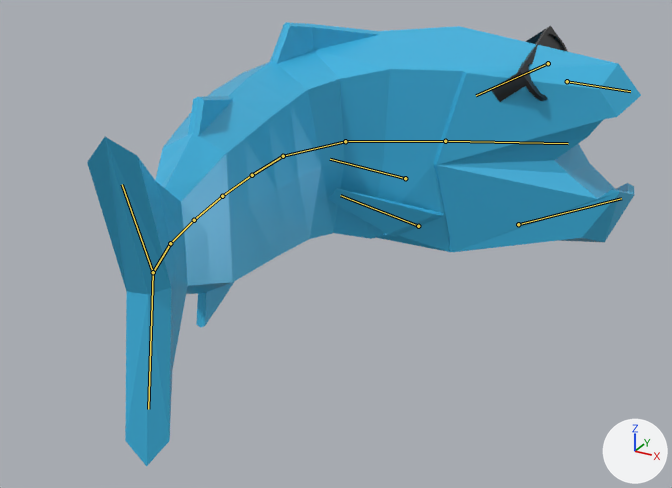
A saved change to the Blender file scenes/entities/fish.blend.
Both versions are drawn from a camera (50 mm lens) standing at (3.37, -5.35, 2.09) and looking at (0.78, -0.65, -0.27). Lighting does not change. The marker at lower right points along +X, +Y and +Z. The picture after the commit comes second. Both versions are drawn at frame 15 of the action 'Spit Right'; the numbers are the values there. The bones that bend it are drawn over the model as lines.

Names of what the first picture shows: 'Fish', 'Glasses'.
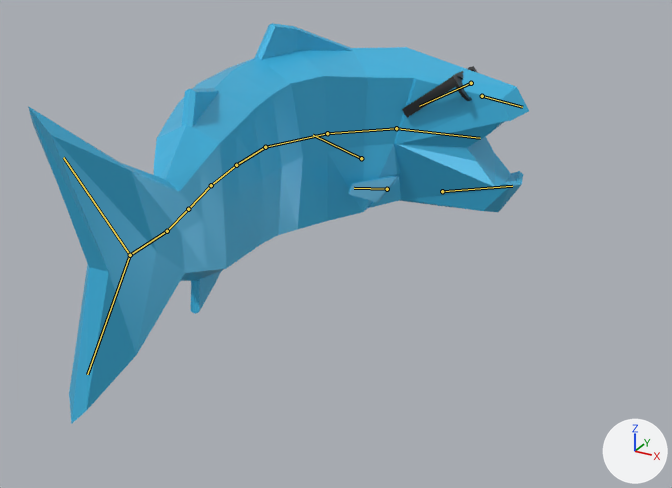
The edits, one by one:
Bone 'Center Back' (bone_center_back) moves from (0.0, 0.0, 0.0) to (-0.221, -0.116, 0.0).
Bone 'Center Back' (bone_center_back) turns from (0, 0, -4) to (0, 0, -6) degrees about its own x, y and z.
Bone 'Back 1' (bone_back_1) turns from (0, 0, -4) to (0, 0, -6) degrees about its own x, y and z.
Bone 'Back 2' (bone_back_2) turns from (0, 0, -4) to (0, 0, -6) degrees about its own x, y and z.
Bone 'Back 3' (bone_back_3) turns from (0, 0, -4) to (0, 0, 1) degrees about its own x, y and z.
Bone 'Tail Fin' (bone_tail_fin) turns from (1, 0, -8) to (0, 0, 11) degrees about its own x, y and z.
Bone 'Tail Fin Top' (bone_tail_fin_top) turns from (1, 12, 1) to (-3, -25, 13) degrees about its own x, y and z.
Bone 'Tail Fin Bottom' (bone_tail_fin_bottom) turns from (0, -11, 0) to (3, 25, 14) degrees about its own x, y and z.
Bone 'Center' (bone_center) moves from (0.0, 0.0, 0.0) to (-0.221, 0.116, 0.0).
Bone 'Forward' (bone_forward) turns from (0, 0, -36) to (0, 0, -23) degrees about its own x, y and z.
Bone 'Forward' (bone_forward) is rescaled from (1.0, 1.0, 1.0) to (0.73, 0.73, 0.73).
Bone 'Head' (bone_head) turns from (6, -1, -25) to (0, 0, -35) degrees about its own x, y and z.
Bone 'Jaw Lower' (bone_jaw_lower) turns from (-23, -12, 5) to (-27, -3, -4) degrees about its own x, y and z.
Bone 'Jaw Upper' (bone_jaw_upper) turns from (33, 10, 6) to (33, 3, -4) degrees about its own x, y and z.
Bone 'Glasses' (bone_glasses) moves from (0.0, 0.0, 0.0) to (0.039, -0.011, 0.009).
Bone 'Glasses' (bone_glasses) turns from (0, 0, 0) to (4, 3, -6) degrees about its own x, y and z.
Bone 'Fin L' (bone_fin_l) turns from (-1, 0, 9) to (-24, -5, 31) degrees about its own x, y and z.
Bone 'Fin R' (bone_fin_r) turns from (-2, -2, -12) to (19, 17, -29) degrees about its own x, y and z.

Location of each change, [x1, y1, x2, y2] in pixels of the pictures (672 x 488 px):
'Fish', posed (10% narrower, 10% shorter)
    before: [87, 22, 641, 466]
    after: [28, 23, 529, 424]
'Glasses', posed
    before: [491, 25, 568, 102]
    after: [402, 66, 478, 118]
bone 'Center Back', root to tip
    before: (283, 156) to (252, 175)
    after: (265, 147) to (236, 165)
bone 'Back 1', root to tip
    before: (252, 175) to (222, 196)
    after: (236, 165) to (211, 185)
bone 'Back 2', root to tip
    before: (222, 196) to (194, 220)
    after: (211, 185) to (188, 209)
bone 'Back 3', root to tip
    before: (194, 220) to (170, 243)
    after: (188, 209) to (167, 231)
bone 'Tail Fin', root to tip
    before: (170, 243) to (153, 272)
    after: (167, 231) to (130, 255)
bone 'Tail Fin Top', root to tip
    before: (153, 272) to (122, 184)
    after: (130, 255) to (63, 157)
bone 'Tail Fin Bottom', root to tip
    before: (153, 272) to (148, 409)
    after: (130, 255) to (87, 374)
bone 'Center', root to tip
    before: (283, 156) to (345, 141)
    after: (265, 147) to (327, 133)
bone 'Forward', root to tip
    before: (345, 141) to (445, 141)
    after: (327, 133) to (396, 128)
bone 'Head', root to tip
    before: (445, 141) to (568, 143)
    after: (396, 128) to (480, 138)
bone 'Jaw Lower', root to tip
    before: (518, 224) to (621, 198)
    after: (442, 191) to (512, 186)
bone 'Jaw Upper', root to tip
    before: (567, 81) to (630, 91)
    after: (482, 96) to (522, 107)
bone 'Glasses', root to tip
    before: (548, 63) to (476, 95)
    after: (471, 83) to (419, 106)
bone 'Fin L', root to tip
    before: (405, 178) to (330, 159)
    after: (361, 158) to (313, 135)
bone 'Fin R', root to tip
    before: (418, 226) to (340, 195)
    after: (387, 189) to (354, 188)
